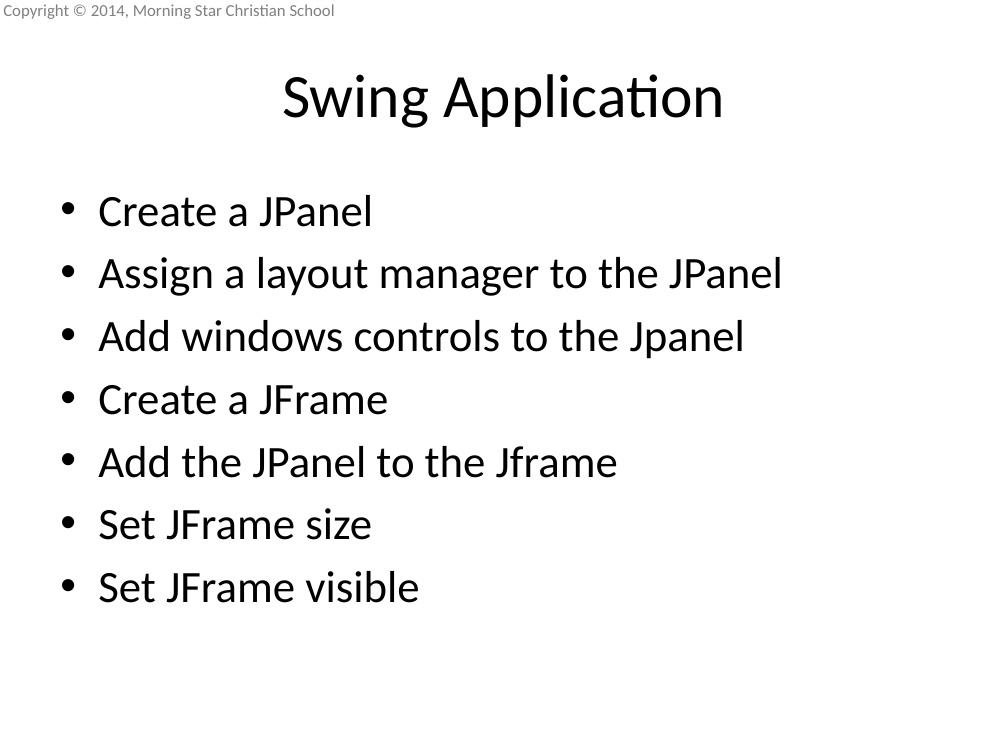
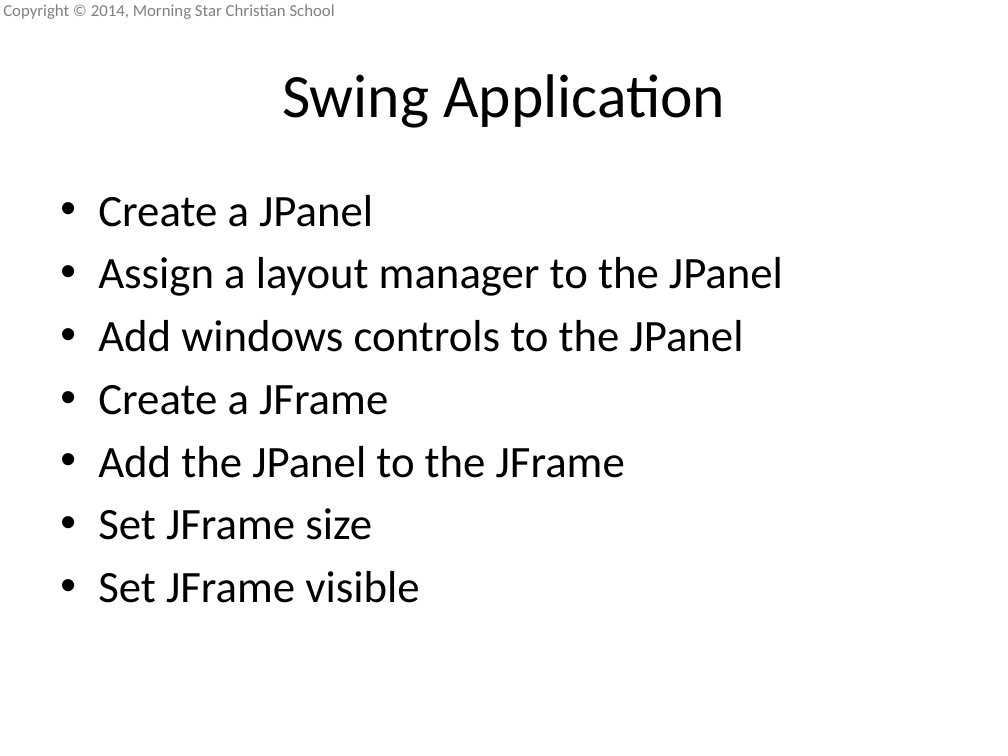
Before and after one commit to mscsbend/presentations, a slide deck: slide 3 of Lesson 3.pptx. Drawn at 1008x756 pixels with LibreOffice and Linux fonts; fonts in the diff are those of the drawing; background and template pictures are left out. Boxes give left, top, right and bottom in pixels: in the first picture for what was removed or moved away, otherwise in the second. Text is boxed around its words. In the diff, an @@ line names an element or a change of style, - is before the commit and + after.

```diff
--- a/Lesson 3.pptx
+++ b/Lesson 3.pptx
@@ text at (x1=98, y1=320, x2=744, y2=352): text changed @@
-• Add windows controls to the Jpanel
+• Add windows controls to the JPanel
@@ text at (x1=98, y1=446, x2=625, y2=478): text changed @@
-• Add the JPanel to the Jframe
+• Add the JPanel to the JFrame
```
Also in this commit, not shown: 1 other slide changed, 1 other file.
